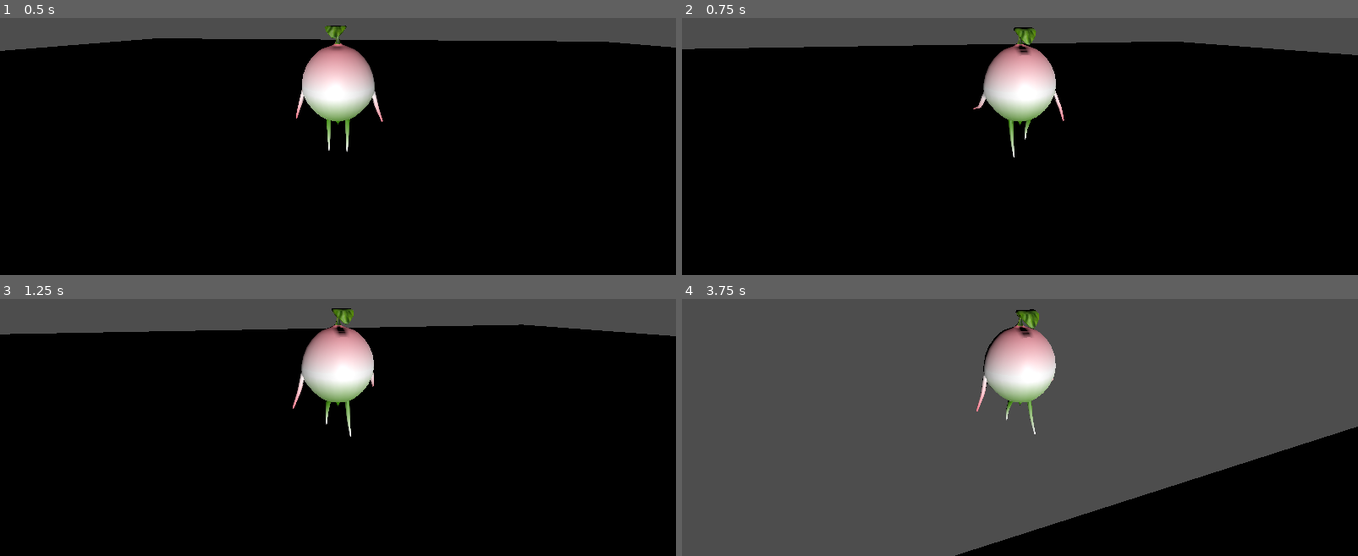
Above: before the commit, frames 1-4 (two rows, left to right).
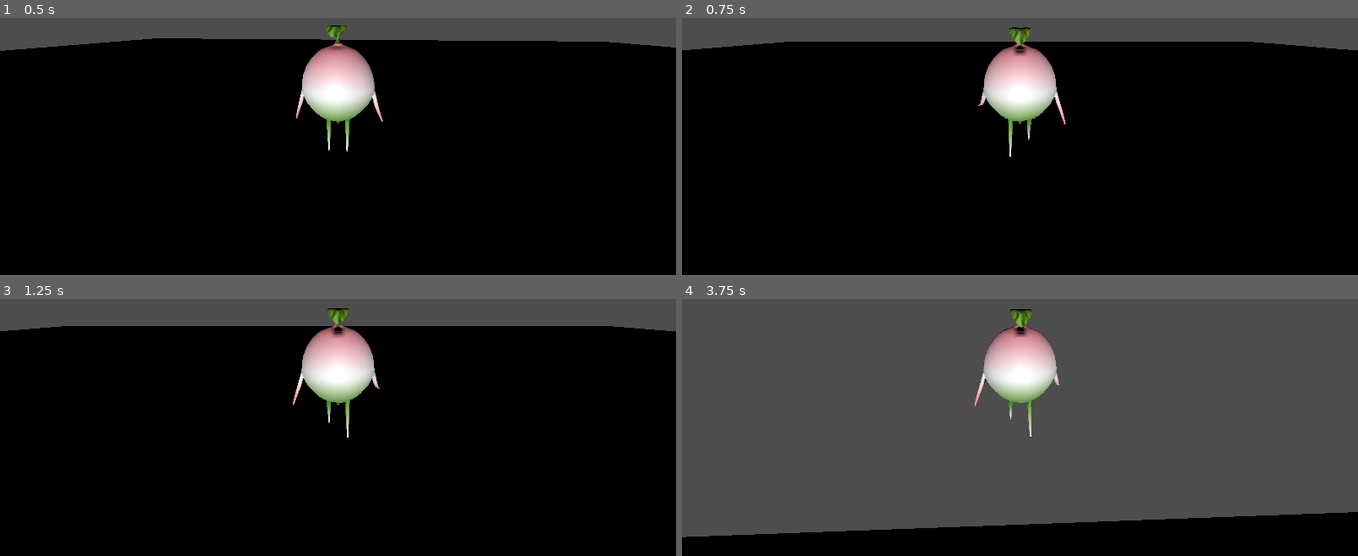
Above: after the commit, the same moments.

Repository: RushMaverick/ggj23
Game: Godot game, scene res://scenes/ground.tscn
Same seed, same stepped clock (60 frames per second), same inputs: the game is played once before the commit and once after it.
Inputs (mouse positions are in pixels of both pictures, inside the frame that each line leads up to):
- Up to frame 1 (0.5 s): no input
- Up to frame 2 (0.75 s): move the mouse to (1053, 84) at 0.52 s; hold W (forward) from 0.53 s (still down)
- Up to frame 3 (1.25 s): keep holding W (forward)
- Up to frame 4 (3.75 s): keep holding W (forward); move the mouse to (986, 368) at 1.27 s; move the mouse to (1033, 360) at 2.02 s; move the mouse to (1013, 373) at 2.77 s; move the mouse to (1067, 370) at 3.52 s

Frame 1 is identical in both runs. In frame 2, 1.8% of the frame differs, in the area x 0-100%, y 3-55%; in frame 3, 1.9%; in frame 4, 13%, in the area x 0-100%, y 3-100%.

Commit message:
Improved camera control

Diff:
--- a/scenes/Player.tscn
+++ b/scenes/Player.tscn
@@ -1,8 +1,10 @@
-[gd_scene load_steps=2 format=3 uid="uid://is8ejqknjbb2"]
+[gd_scene load_steps=3 format=3 uid="uid://is8ejqknjbb2"]
 
 [ext_resource type="PackedScene" uid="uid://cl6qsl7b0qfd6" path="res://assets/turnip/turnip.glb" id="1_t55ud"]
+[ext_resource type="Script" path="res://scripts/Player.gd" id="2_jilhi"]
 
 [node name="Player" instance=ExtResource("1_t55ud")]
+script = ExtResource("2_jilhi")
 
 [node name="Turnip" parent="." index="0"]
 transform = Transform3D(-1, 0, -8.74228e-08, 0, 1, 0, 8.74228e-08, 0, -1, 0, 0, 0)
--- a/scripts/FollowCameraPoint.gd
+++ b/scripts/FollowCameraPoint.gd
@@ -1,10 +1,12 @@
 extends Node3D
 
-@export var sensitivity = 0.3
+@export var sensitivity = 0.1
+
+@export var min_pitch_deg = -30
+@export var max_pitch_deg = 0
+
 
 var mouse_delta = Vector2.ZERO
-var camera_min_angle = -0.8
-var camera_max_angle = 0.8
 
 var player
 
@@ -20,8 +22,7 @@
 	if Input.mouse_mode == Input.MOUSE_MODE_CAPTURED:
 		rotation.x -= mouse_delta.y * sensitivity * delta
 		rotation.y -= mouse_delta.x * sensitivity * delta
-		rotation.x = clamp(rotation.x, camera_min_angle, camera_max_angle)
-		rotation.y = clamp(rotation.y, camera_min_angle, camera_max_angle)
+		rotation.x = clamp(rotation.x, deg_to_rad(min_pitch_deg), deg_to_rad(max_pitch_deg))
 		mouse_delta = Vector2.ZERO
 
 func _input(event):
